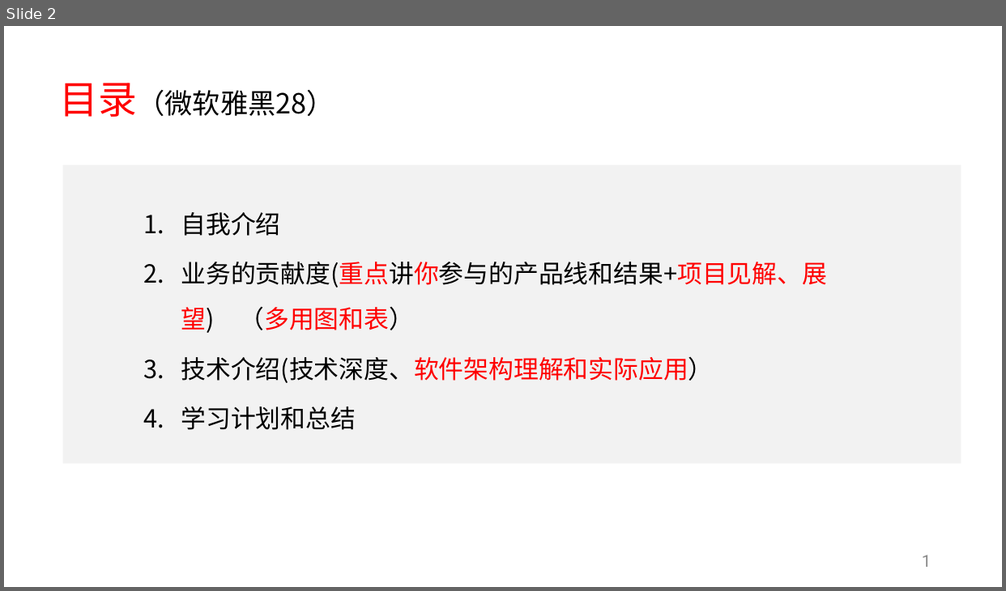
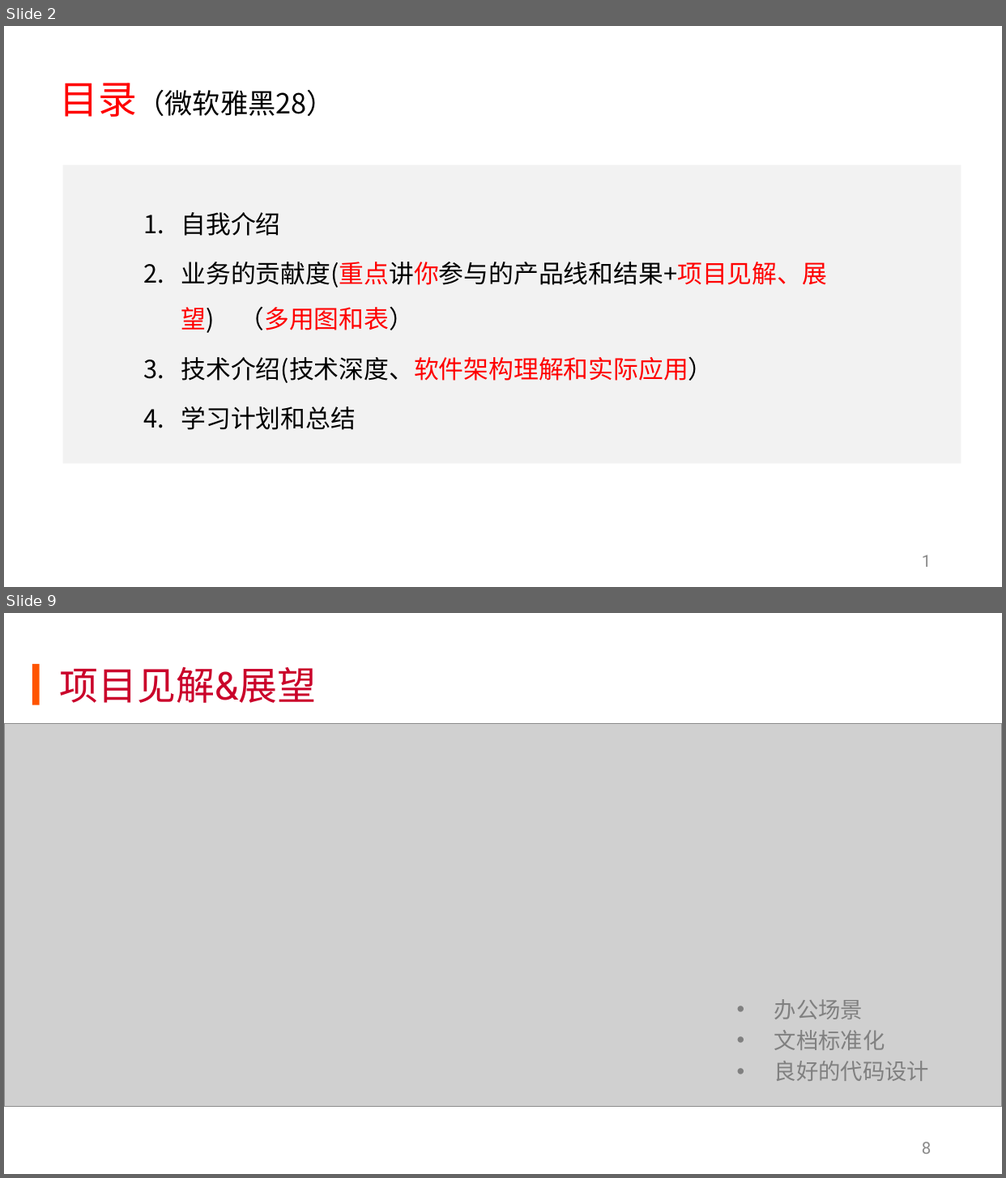
Before and after one commit to KuiShang/skilTree, a slide deck: 国美互联网PPT答辩模版.pptx. Shown one above the other, each under a label of ours: slide 2 before the commit, slides 2 and 9 after it; the slides between them are not shown. The pictures are 1006x591 and 1006x1178 pixels, drawn with LibreOffice and Linux fonts; fonts in the diff are those of the drawing; grey boxes stand for pictures; background and template pictures are left out. Boxes give left, top, right and bottom in pixels: in the first picture for what was removed or moved away, otherwise in the second. Text is boxed around its words. In the diff, an @@ line names an element or a change of style, - is before the commit and + after.

```diff
--- a/国美互联网PPT答辩模版.pptx
+++ b/国美互联网PPT答辩模版.pptx
@@ slide 9 added at (4, 613, 1002, 1174), background #FFFFFF @@
@@ rectangle added at (32, 664, 39, 705), fill #FF5400 @@
@@ title added at (60, 666, 317, 703), 28 pt, text #CA022A @@
+项目见解&展望
@@ picture added at (4, 724, 1002, 1107) @@
@@ rectangle added at (4, 737, 1002, 1106), fill #F2F2F2 @@
@@ text added at (774, 999, 929, 1081), 16 pt, text #808080 @@
+• 办公场景
+• 文档标准化
+• 良好的代码设计
@@ page number added at (922, 1142, 931, 1154), 12 pt, text #8C8C8C @@
+8
```
Also in this commit, not shown: 8 slides changed, 6 other slides added, 3 slides removed, 23 other files.
